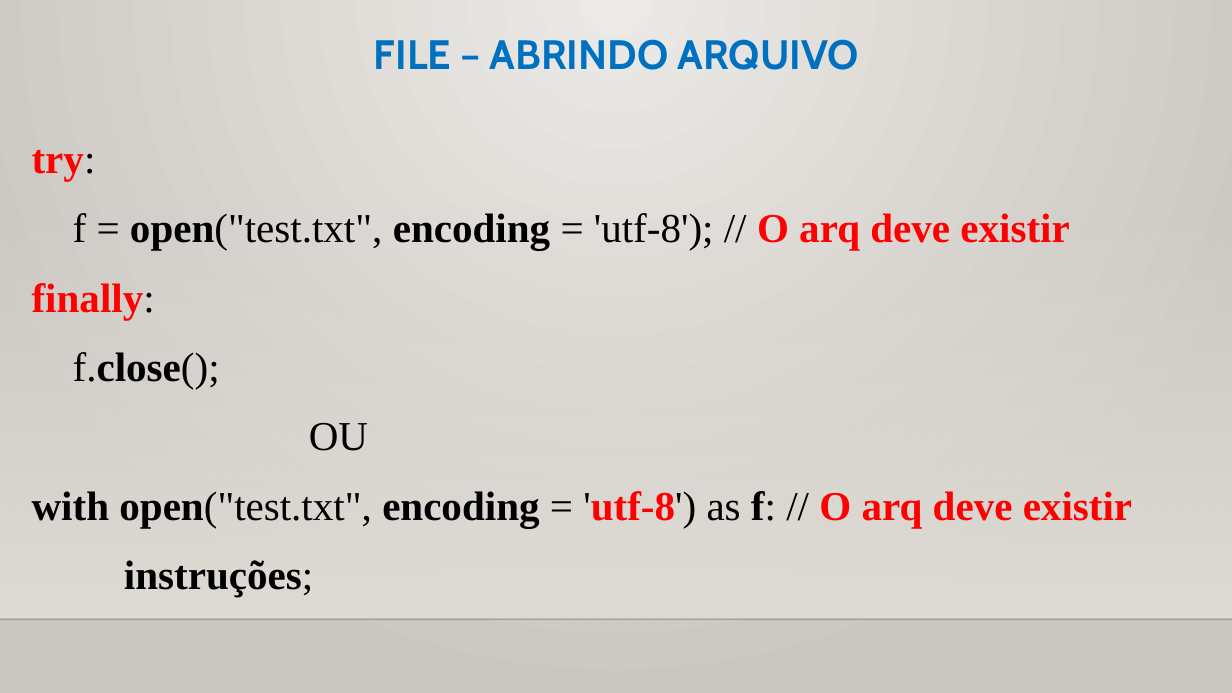
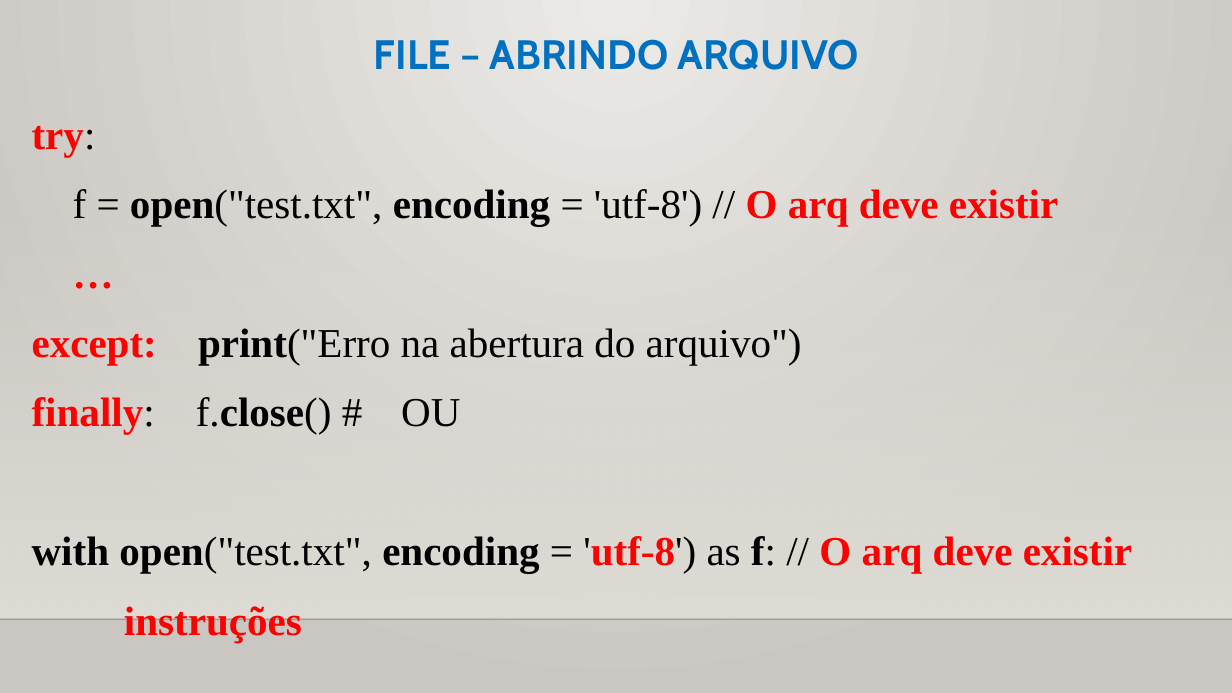
Before and after one commit to CloudEducationBrazil/WydenUniRuyPythonRAD, a slide deck: slide 20 of 01 Classes/Aula 10 RAD Python - Arquivos e JSON.pptx. Drawn at 1232x693 pixels with LibreOffice and Linux fonts; fonts in the diff are those of the drawing; background and template pictures are left out. Boxes give left, top, right and bottom in pixels: in the first picture for what was removed or moved away, otherwise in the second. Text is boxed around its words. In the diff, an @@ line names an element or a change of style, - is before the commit and + after.

```diff
--- a/01 Classes/Aula 10 RAD Python - Arquivos e JSON.pptx
+++ b/01 Classes/Aula 10 RAD Python - Arquivos e JSON.pptx
@@ text "try:": place and size @@
-text "try:" at [32, 150, 1132, 597]
+text "try:" at [32, 126, 1132, 642]
@@ text at [32, 189, 1058, 434]: text changed; bold off @@
-f = open("test.txt", encoding = 'utf-8'); // O arq deve existir
-finally:
-f.close();
-OU
+f = open("test.txt", encoding = 'utf-8') // O arq deve existir
+…
+except: print("Erro na abertura do arquivo")
+finally: f.close() # OU
@@ text at [124, 606, 302, 642]: text changed; text colour #000000 to #FF0000 @@
-instruções;
+instruções
```
Also in this commit, not shown: 15 other slides changed, 7 other files.
